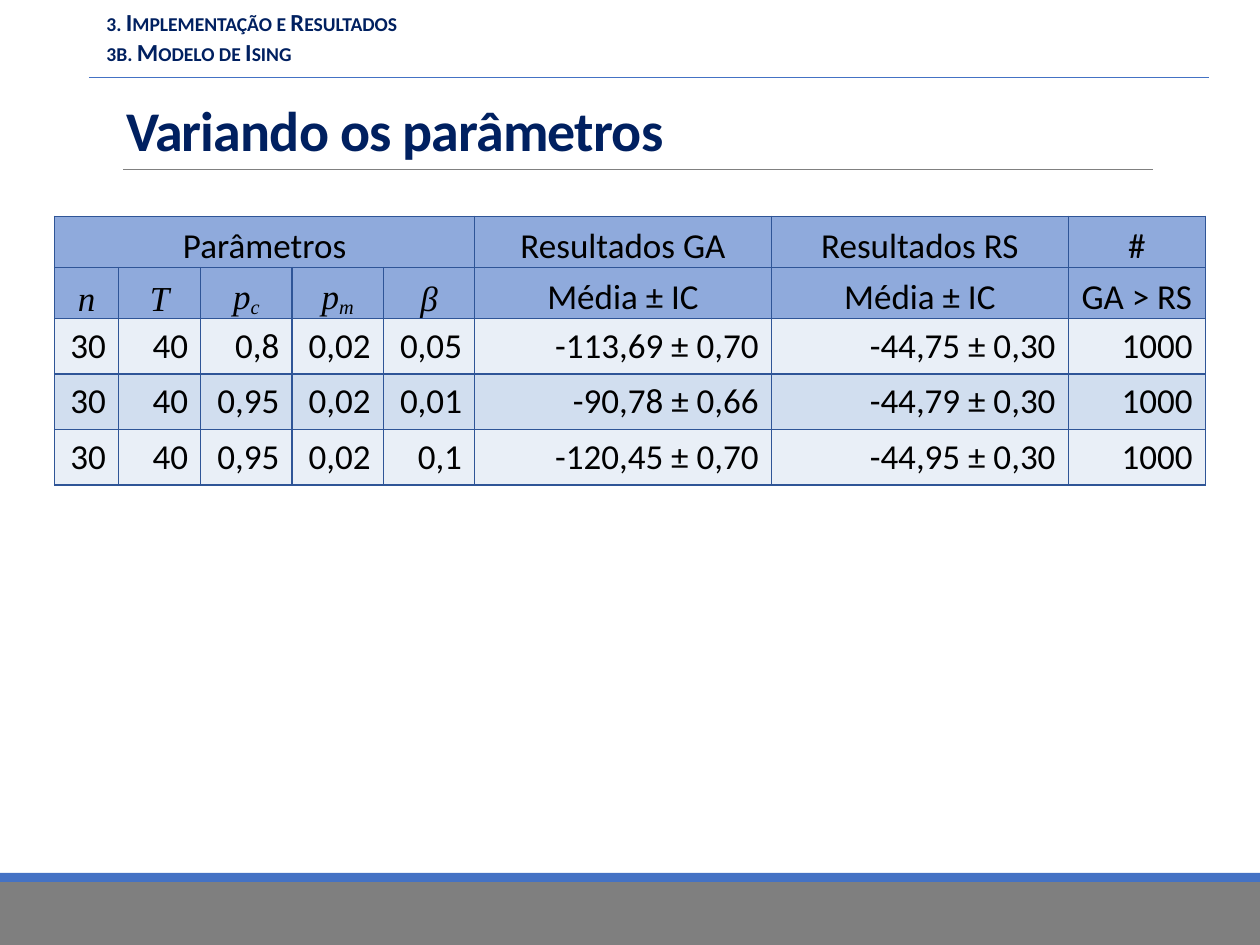
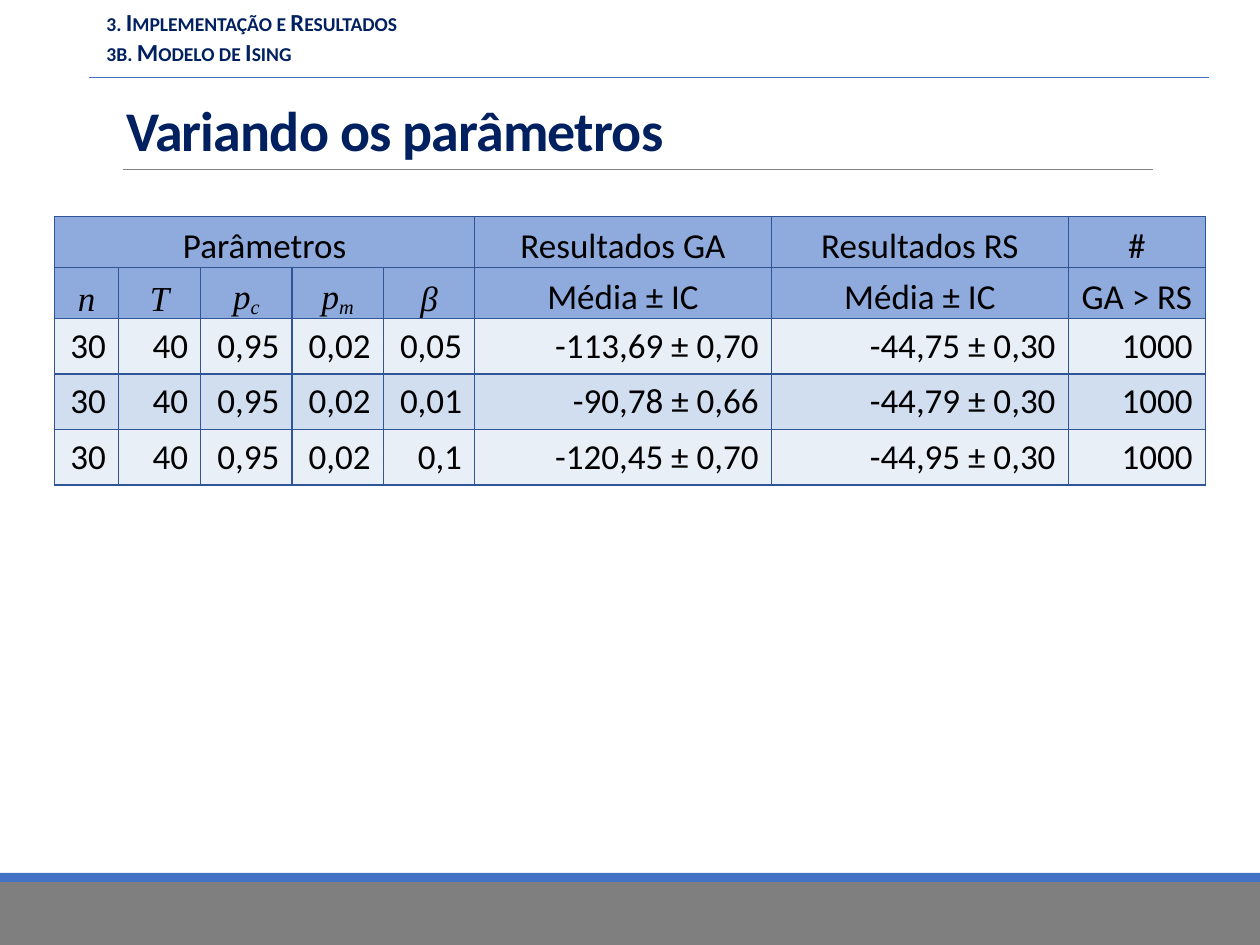
Before and after one commit to fkay/TCC-Monografia, a slide deck: slide 49 of Apresentação/TCC.pptx (slide 48 before the commit). Drawn at 1260x945 pixels with LibreOffice and Linux fonts; fonts in the diff are those of the drawing; background and template pictures are left out. Boxes give left, top, right and bottom in pixels: in the first picture for what was removed or moved away, otherwise in the second. Text is boxed around its words. In the diff, an @@ line names an element or a change of style, - is before the commit and + after.

```diff
--- a/Apresentação/TCC.pptx
+++ b/Apresentação/TCC.pptx
@@ table at (54, 217, 1205, 483) @@
-row 3, column 3: 0,8
+row 3, column 3: 0,95
```
Also in this commit, not shown: 2 other slides changed, 1 slide added, 3 other files.
